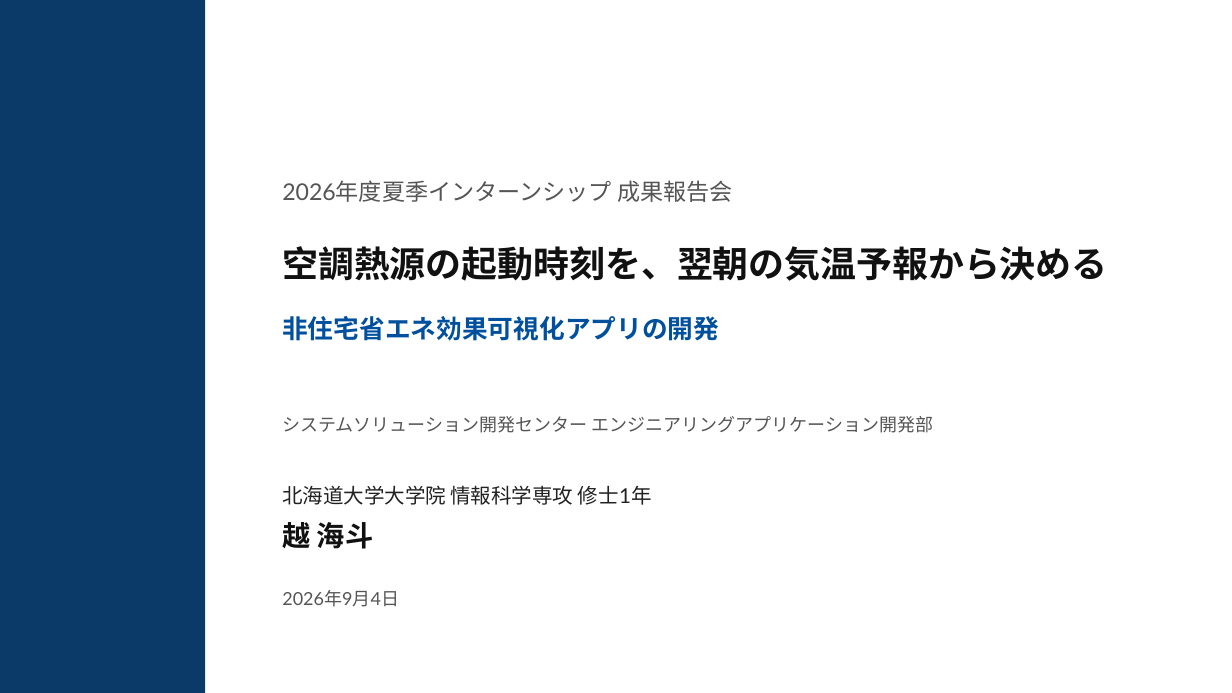
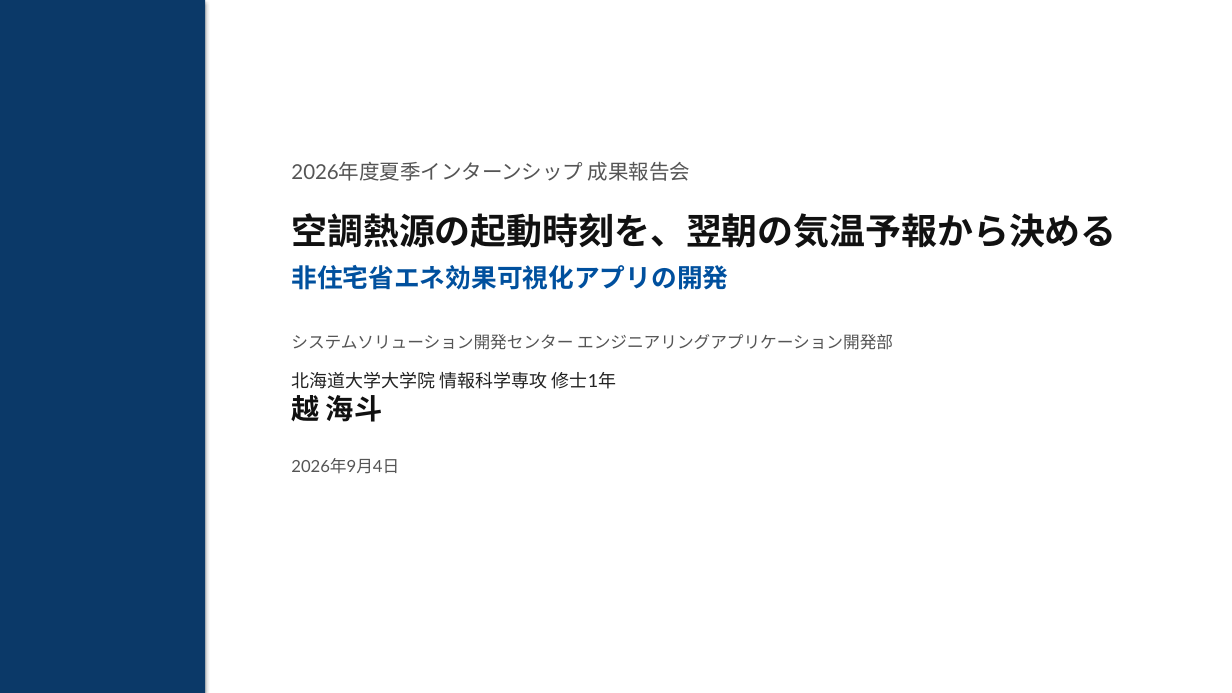
Before and after one commit to koshikai/koshikai, a slide deck: slide 1 of public/slides/hvac-precooling-slides.pptx. Drawn at 1232x693 pixels with LibreOffice and Linux fonts; fonts in the diff are those of the drawing. Boxes give left, top, right and bottom in pixels: in the first picture for what was removed or moved away, otherwise in the second. Text is boxed around its words. In the diff, an @@ line names an element or a change of style, - is before the commit and + after.

```diff
--- a/public/slides/hvac-precooling-slides.pptx
+++ b/public/slides/hvac-precooling-slides.pptx
@@ rectangle at (x1=0, y1=0, x2=205, y2=693): shadow on @@
@@ rectangle added at (x1=0, y1=0, x2=1232, y2=693), fill #FFFFFF @@
@@ text "2026年度夏季インターンシップ 成果報告会" moved from (x1=282, y1=246, x2=1107, y2=281) to (x1=291, y1=162, x2=1116, y2=474) @@
@@ text at (x1=291, y1=162, x2=690, y2=181): paragraph added @@
+2026年度夏季インターンシップ 成果報告会
@@ text removed at (x1=282, y1=180, x2=733, y2=202) @@
-2026年度夏季インターンシップ 成果報告会
@@ text at (x1=291, y1=213, x2=1116, y2=248): more space between paragraphs @@
@@ text at (x1=291, y1=265, x2=893, y2=474): paragraphs added @@
+非住宅省エネ効果可視化アプリの開発
+システムソリューション開発センター エンジニアリングアプリケーション開発部
+北海道大学大学院 情報科学専攻 修士1年
+越 海斗
+2026年9月4日
@@ text removed at (x1=282, y1=316, x2=719, y2=341) @@
-非住宅省エネ効果可視化アプリの開発
@@ text removed at (x1=282, y1=416, x2=933, y2=433) @@
-システムソリューション開発センター エンジニアリングアプリケーション開発部
@@ text removed at (x1=282, y1=485, x2=652, y2=505) @@
-北海道大学大学院 情報科学専攻 修士1年
@@ text removed at (x1=282, y1=518, x2=373, y2=554) @@
-越 海斗
@@ text removed at (x1=282, y1=590, x2=399, y2=607) @@
-2026年9月4日
```
Also in this commit, not shown: 3 other slides changed, 5 slides added, 5 slides removed, 2 other files.
